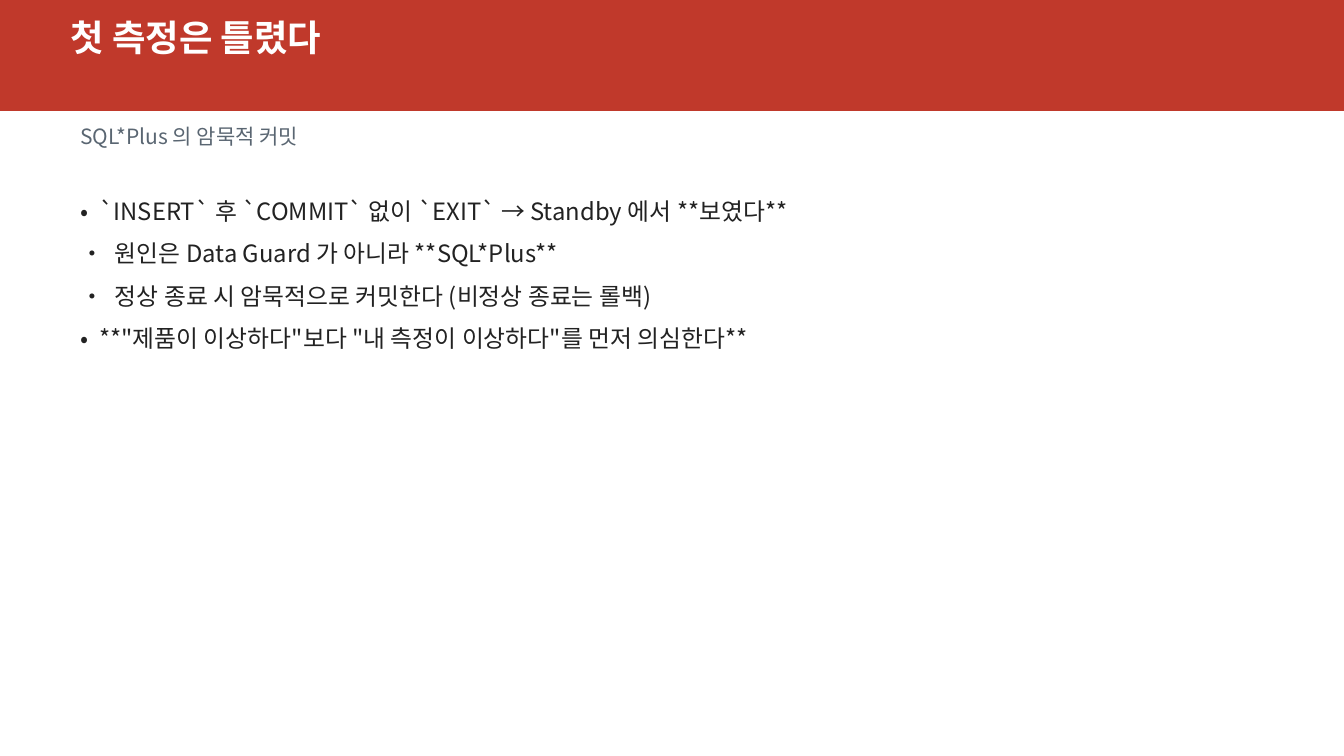
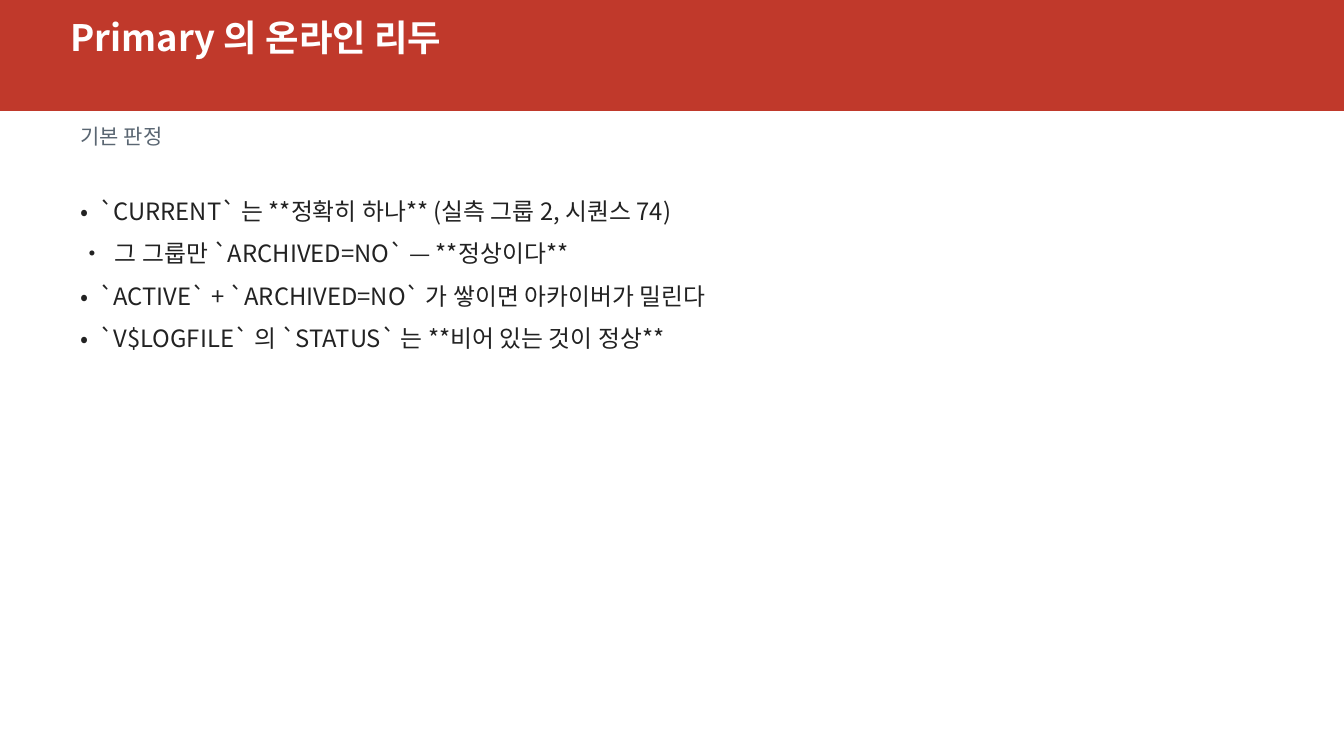
Before and after one commit to elpisk/OracleManual, a slide deck: slide 8 of ADG/15장/15장_V뷰기반모니터링과문제해결.pptx (slide 10 before the commit). Drawn at 1344x756 pixels with LibreOffice and Linux fonts; fonts in the diff are those of the drawing. Boxes give left, top, right and bottom in pixels: in the first picture for what was removed or moved away, otherwise in the second. Text is boxed around its words. In the diff, an @@ line names an element or a change of style, - is before the commit and + after.

```diff
--- a/ADG/15장/15장_V뷰기반모니터링과문제해결.pptx
+++ b/ADG/15장/15장_V뷰기반모니터링과문제해결.pptx
@@ text at bbox=[70, 20, 441, 59]: text changed @@
-첫 측정은 틀렸다
+Primary 의 온라인 리두
@@ text at bbox=[80, 126, 163, 146]: text changed @@
-SQL*Plus 의 암묵적 커밋
+기본 판정
@@ text at bbox=[99, 199, 705, 350]: text changed @@
-• `INSERT` 후 `COMMIT` 없이 `EXIT` → Standby 에서 **보였다**
-• 원인은 Data Guard 가 아니라 **SQL*Plus**
-• 정상 종료 시 암묵적으로 커밋한다 (비정상 종료는 롤백)
-• **"제품이 이상하다"보다 "내 측정이 이상하다"를 먼저 의심한다**
+• `CURRENT` 는 **정확히 하나** (실측 그룹 2, 시퀀스 74)
+• 그 그룹만 `ARCHIVED=NO` — **정상이다**
+• `ACTIVE` + `ARCHIVED=NO` 가 쌓이면 아카이버가 밀린다
+• `V$LOGFILE` 의 `STATUS` 는 **비어 있는 것이 정상**
```
Also in this commit, not shown: 11 other slides changed, 32 slides added, 26 slides removed, 5 other files.
